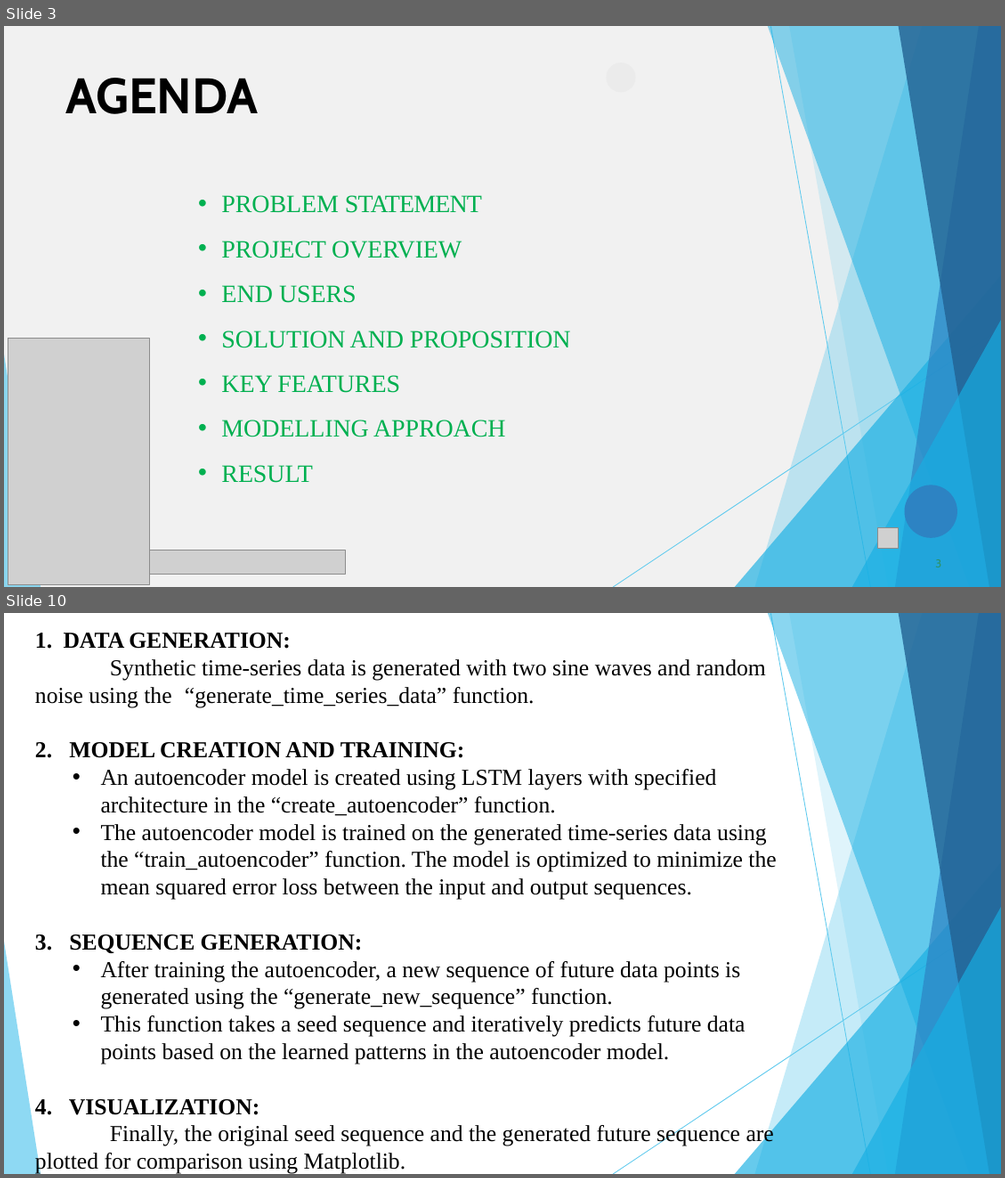
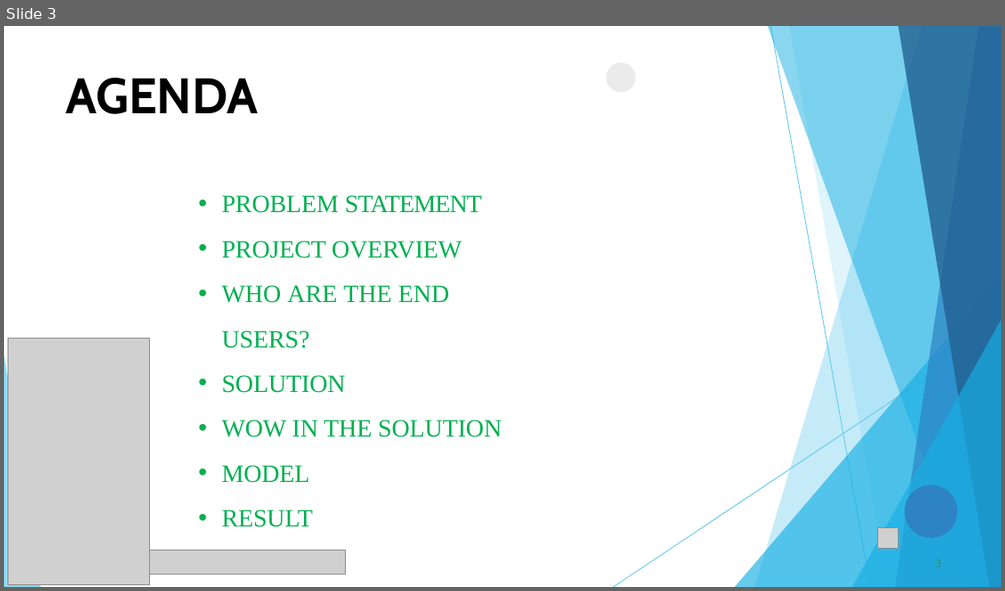
Before and after one commit to Praveena1108/tnsdc-genAI, a slide deck: TNSDC-GENAI PPT.pptx. Shown one above the other, each under a label of ours: slides 3 and 10 before the commit, slide 3 after it; the slides between them are not shown. The pictures are 1005x1178 and 1005x591 pixels, drawn with LibreOffice and Linux fonts; fonts in the diff are those of the drawing; grey boxes stand for pictures. Boxes give left, top, right and bottom in pixels: in the first picture for what was removed or moved away, otherwise in the second. Text is boxed around its words. In the diff, an @@ line names an element or a change of style, - is before the commit and + after.

```diff
--- a/TNSDC-GENAI PPT.pptx
+++ b/TNSDC-GENAI PPT.pptx
@@ slide 10 removed at (x1=4, y1=613, x2=1001, y2=1174), background #FFFFFF @@
@@ text removed at (x1=35, y1=633, x2=776, y2=1174) @@
-1. DATA GENERATION:
-Synthetic time-series data is generated with two sine waves and random noise using the “generate_time_series_data” function.
-2. MODEL CREATION AND TRAINING:
-  • An autoencoder model is created using LSTM layers with specified architecture in the “create_autoencoder” function.
-  • The autoencoder model is trained on the generated time-series data using the “train_autoencoder” function. The model is optimized to minimize the mean squared error loss between the input and output sequences.
-3. SEQUENCE GENERATION:
-  • After training the autoencoder, a new sequence of future data points is generated using the “generate_new_sequence” function.
-  • This function takes a seed sequence and iteratively predicts future data points based on the learned patterns in the autoencoder model.
-4. VISUALIZATION:
-Finally, the original seed sequence and the generated future sequence are plotted for comparison using Matplotlib.
@@ freeform shape removed at (x1=755, y1=613, x2=1001, y2=1174) @@
@@ freeform shape removed at (x1=768, y1=613, x2=1001, y2=1174) @@
@@ freeform shape removed at (x1=771, y1=614, x2=871, y2=1174) @@
@@ freeform shape removed at (x1=789, y1=613, x2=1001, y2=1174) @@
@@ freeform shape removed at (x1=896, y1=613, x2=1001, y2=1174) @@
@@ freeform shape removed at (x1=898, y1=613, x2=1001, y2=1174) @@
@@ freeform shape removed at (x1=735, y1=862, x2=1001, y2=1174) @@
@@ freeform shape removed at (x1=614, y1=915, x2=1001, y2=1174) @@
@@ freeform shape removed at (x1=852, y1=907, x2=1001, y2=1174) @@
@@ freeform shape removed at (x1=4, y1=941, x2=40, y2=1174) @@
@@ slide 3 changed as well @@
@@ freeform shape removed at (x1=4, y1=26, x2=1001, y2=587) @@
@@ text at (x1=222, y1=285, x2=502, y2=483): text changed @@
-• END USERS
-• SOLUTION AND PROPOSITION
-• KEY FEATURES
-• MODELLING APPROACH
+• WHO ARE THE END USERS?
+• SOLUTION
+• WOW IN THE SOLUTION
+• MODEL
```
Also in this commit, not shown: 8 other slides changed, 2 slides added, 1 other slide removed.
